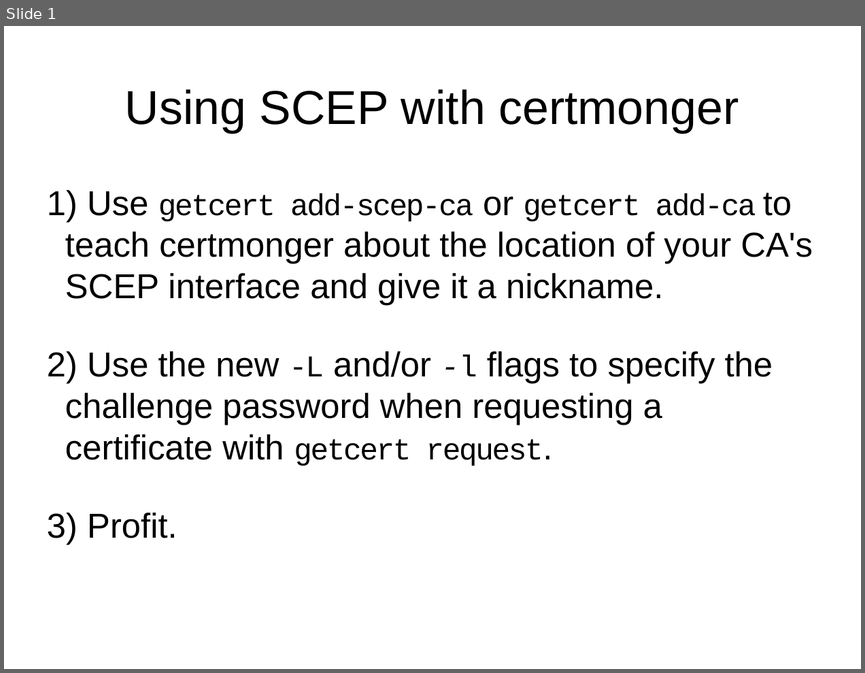
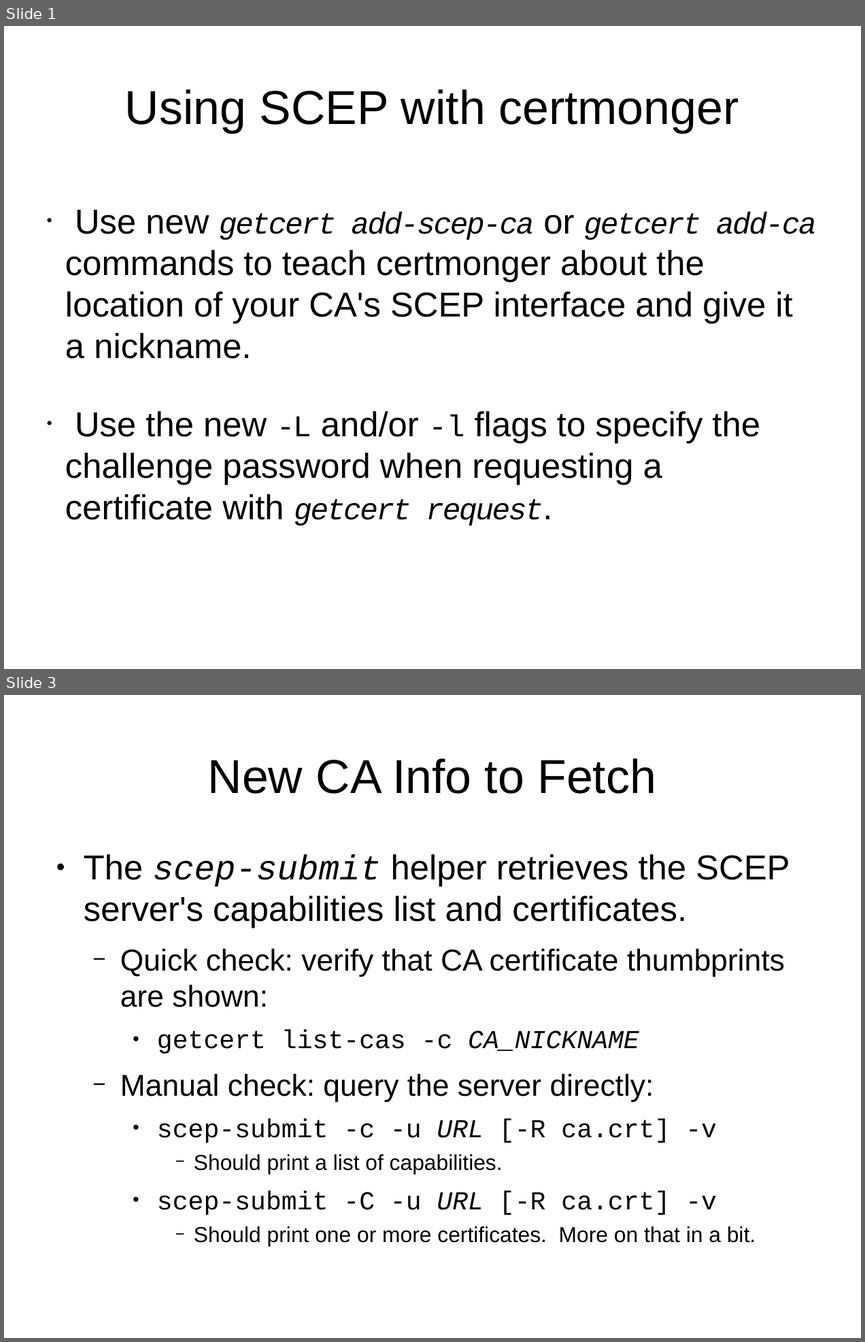
Before and after one commit to haxorsebb/certmonger, a slide deck: doc/scep.odp. Shown one above the other, each under a label of ours: slide 1 before the commit, slides 1 and 3 after it; the slides between them are not shown. The pictures are 865x673 and 865x1342 pixels, drawn with LibreOffice and Linux fonts; fonts in the diff are those of the drawing. Boxes give left, top, right and bottom in pixels: in the first picture for what was removed or moved away, otherwise in the second. Text is boxed around its words. In the diff, an @@ line names an element or a change of style, - is before the commit and + after.

Commit message:
Add info on troubleshooting to SCEP presentation
Add more slides about troubleshooting to the single slide on how to use
SCEP.  The verbose logging from the helper needs to be something we just
expose in debug mode.

```diff
--- a/doc/scep.odp
+++ b/doc/scep.odp
@@ slide 3 added at <box>4,695,861,1338</box>, background #FFFFFF @@
@@ title added at <box>208,758,656,794</box>, 44 pt, text #000000 @@
+New CA Info to Fetch
@@ text added at <box>84,854,789,1246</box>, 28 pt, text #000000 @@
+● The scep-submit helper retrieves the SCEP server's capabilities list and certificates.
+  − Quick check: verify that CA certificate thumbprints are shown:
+    ● getcert list-cas -c CA_NICKNAME
+  − Manual check: query the server directly:
+    ● scep-submit -c -u URL [-R ca.crt] -v
+      − Should print a list of capabilities.
+    ● scep-submit -C -u URL [-R ca.crt] -v
+      − Should print one or more certificates. More on that in a bit.
@@ slide 1 changed as well @@
@@ subtitle at <box>65,210,817,359</box>: text changed @@
-1) Use getcert add-scep-ca or getcert add-ca to teach certmonger about the location of your CA's SCEP interface and give it a nickname.
+• Use new getcert add-scep-ca or getcert add-ca commands to teach certmonger about the location of your CA's SCEP interface and give it a nickname.
@@ subtitle at <box>65,411,760,526</box>: italic on in "getcert request."; bullet 1) to • @@
@@ subtitle at <box>87,512,177,538</box>: paragraph removed @@
-3) Profit.
```
Also in this commit, not shown: 5 other slides added.
